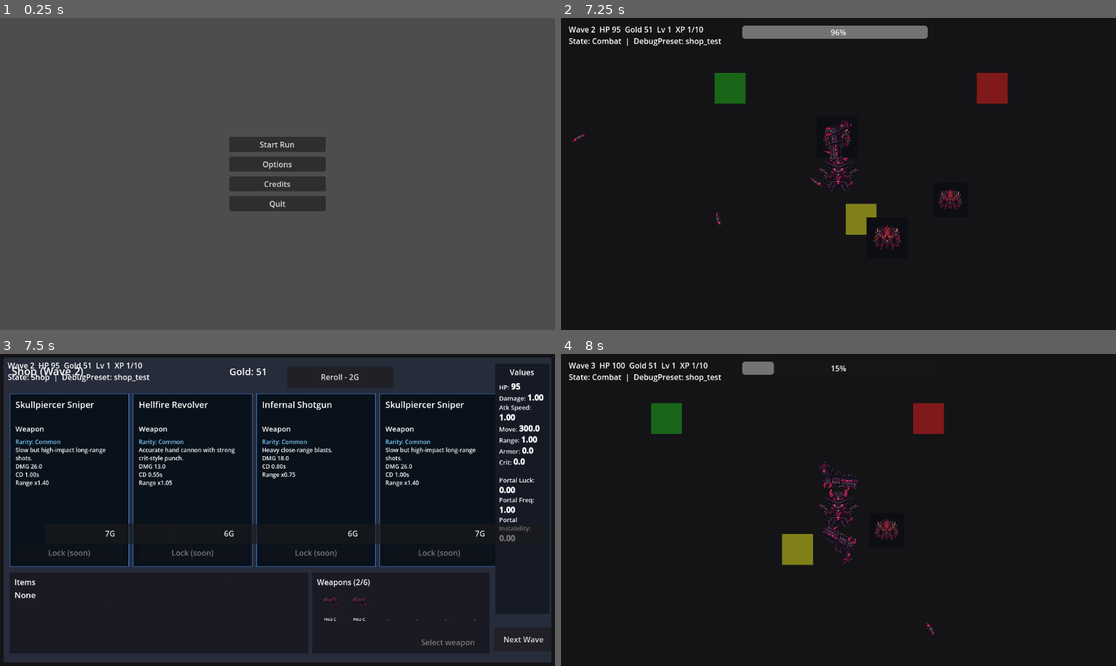
Above: before the commit, frames 1-4 (two rows, left to right).
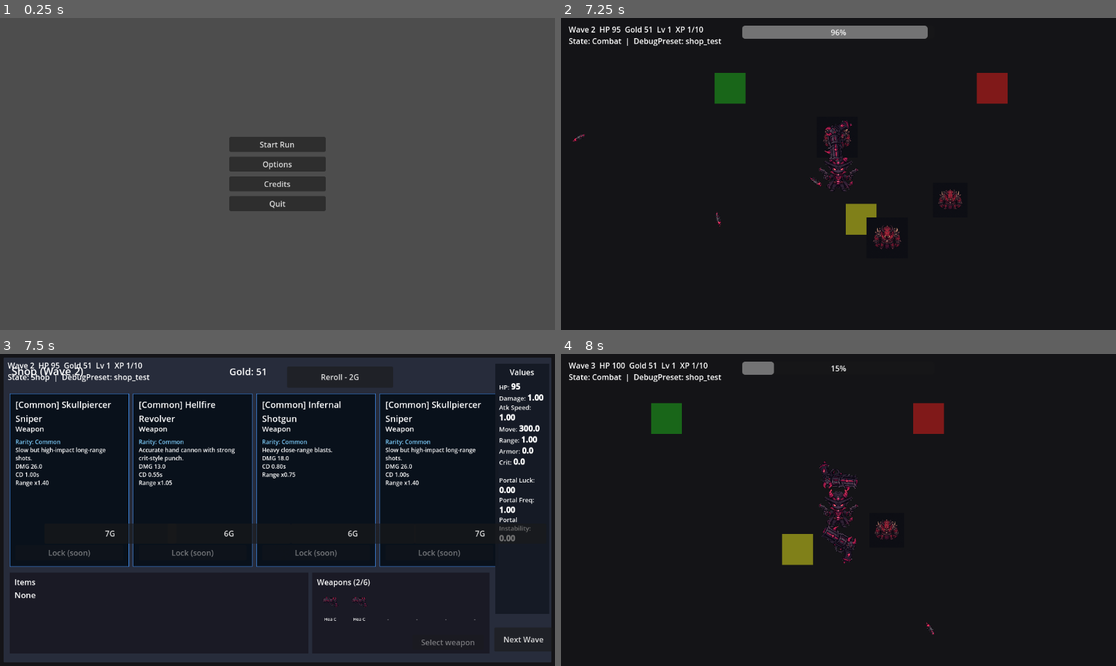
Above: after the commit, the same moments.

Repository: KevinRabbe/bullet-hell-roughe-lite
Game: Godot game, scene res://scenes/ui/MainMenu.tscn
Same seed, same stepped clock (60 frames per second), same inputs: the game is played once before the commit and once after it.
Inputs (mouse positions are in pixels of both pictures, inside the frame that each line leads up to):
- Up to frame 1 (0.25 s): no input
- Up to frame 2 (7.25 s): click "Start Run" at 0.5 s; click "Start Run" at 1.25 s; tap Enter at 2, 4.35 s; move the mouse to (960, 158) at 2.02 s; hold D (move_right) 2.03-2.78 s; hold C (cycle_character) 2.03-2.78 s; click (960, 158) at 2.17 s; tap Space at 2.27, 3.02, 4.52, 5.27, 6.02 s; move the mouse to (727, 189) at 2.77 s; hold S (move_down) 2.78-3.53 s; tap E (interact) at 2.85 s; move the mouse to (894, 105) at 3.52 s; hold D (move_right) 3.53-4.28 s; tap B at 3.6 s; move the mouse to (810, 236) at 4.27 s; hold W (move_up) 4.28-5.03 s; click (810, 236) at 4.42 s; move the mouse to (1005, 220) at 5.02 s; hold A (move_left) 5.03-6.53 s; tap R at 5.1 s; move the mouse to (672, 127) at 5.77 s; tap P at 5.85 s; move the mouse to (866, 174) at 6.52 s; hold S (move_down) from 6.53 s (still down); tap Q at 6.6 s; click (866, 174) at 6.67 s
- Up to frame 3 (7.5 s): move the mouse to (194, 432) at 7.27 s; release S (move_down) at 7.28 s; hold D (move_right) from 7.28 s (still down); tap 1 at 7.35 s
- Up to frame 4 (8 s): keep holding D (move_right); tap Space at 7.52 s

Frames 1-2 are identical in both runs. In frame 3, 1.2% of the frame differs, in the area x 2-87%, y 15-23%; in frame 4, nothing differs.

Commit message:
Stage 11.5: polish shop cards and fix rarity-aware buy gating

Diff:
--- a/scripts/ui/shop_phase_view.gd
+++ b/scripts/ui/shop_phase_view.gd
@@ -302,27 +302,35 @@
 		var type_label := card_type_labels[i]
 		var desc := card_desc_labels[i]
 		var button := offer_buttons[i] if i < offer_buttons.size() else null
+		var lock_button := card_lock_buttons[i] if i < card_lock_buttons.size() else null
 		if i >= offers.size():
 			title.text = "N/A"
 			type_label.text = "-"
 			desc.text = ""
+			if lock_button != null:
+				lock_button.text = "Lock (soon)"
 			if button != null:
 				button.text = "N/A"
 				button.disabled = true
 			continue
 		var offer := offers[i]
 		var offer_type := str(offer.get("type", ""))
+		var rolled_rarity := str(offer.get("rolled_rarity", offer.get("rarity", "common")))
 		_apply_card_border(i, offer_type)
-		title.text = str(offer.get("label", "Offer"))
+		title.text = "[%s] %s" % [rolled_rarity.capitalize(), str(offer.get("label", "Offer"))]
 		type_label.text = offer_type.capitalize()
 		var price := int(offer.get("price", 0))
 		if offer_type == "sold_out":
 			type_label.text = "Sold Out"
 			desc.text = "[color=gray]Already purchased.[/color]"
+			if lock_button != null:
+				lock_button.text = "Sold Out"
 			if button != null:
 				button.text = "Sold Out"
 				button.disabled = true
 			continue
+		if lock_button != null:
+			lock_button.text = "Lock (soon)"
 		desc.text = _build_offer_description(offer)
 		if button != null:
 			button.disabled = false
@@ -339,7 +347,7 @@
 		var weapon_data := _load_weapon_data(weapon_id)
 		if weapon_data == null:
 			return "Weapon"
-		var rarity_text := str(offer.get("rarity", weapon_data.rarity)).capitalize()
+		var rarity_text := str(offer.get("rolled_rarity", offer.get("rarity", weapon_data.rarity))).capitalize()
 		var desc_text := weapon_data.description
 		if desc_text == "":
 			desc_text = "No description."
@@ -358,7 +366,8 @@
 		var item_desc := item_data.description
 		if item_desc == "":
 			item_desc = "No description."
-		return "[color=#b5ff9a]Rarity: %s[/color]\n%s" % [str(item_data.rarity).capitalize(), item_desc]
+		var item_rarity := str(offer.get("rolled_rarity", item_data.rarity)).capitalize()
+		return "[color=#b5ff9a]Rarity: %s[/color]\n%s" % [item_rarity, item_desc]
 	return ""
 
 func _refresh_stats_panel() -> void:
@@ -485,10 +494,11 @@
 	if loadout == null:
 		return false
 	var weapon_id := str(offer.get("id", ""))
+	var rolled_rarity := str(offer.get("rolled_rarity", offer.get("rarity", "common")))
 	if weapon_id == "":
 		return false
 	if loadout.has_method("can_grant_weapon"):
-		return bool(loadout.call("can_grant_weapon", weapon_id))
+		return bool(loadout.call("can_grant_weapon", weapon_id, rolled_rarity))
 	if loadout.has_method("has_space"):
 		return bool(loadout.call("has_space"))
 	return true
